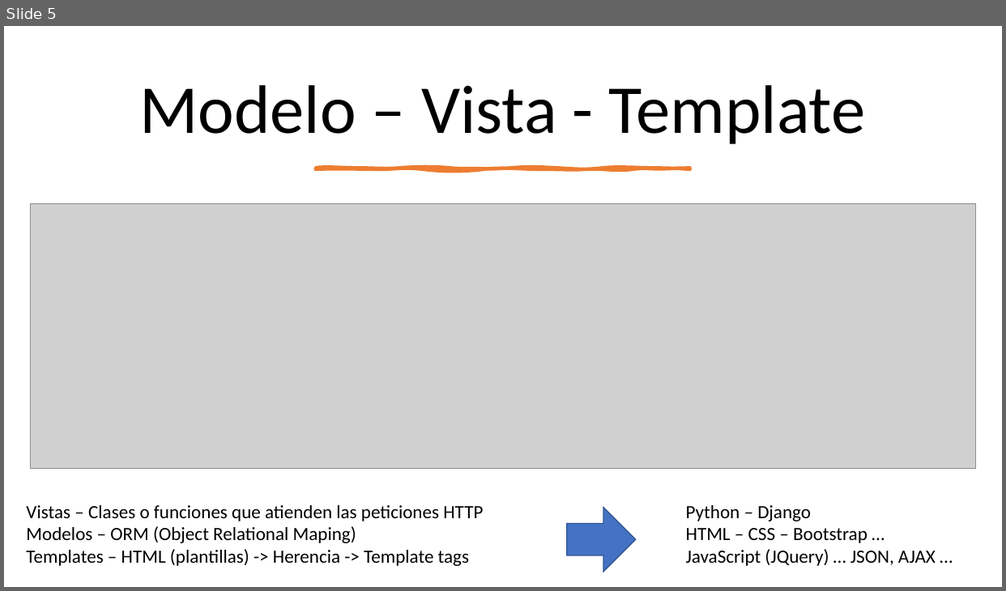
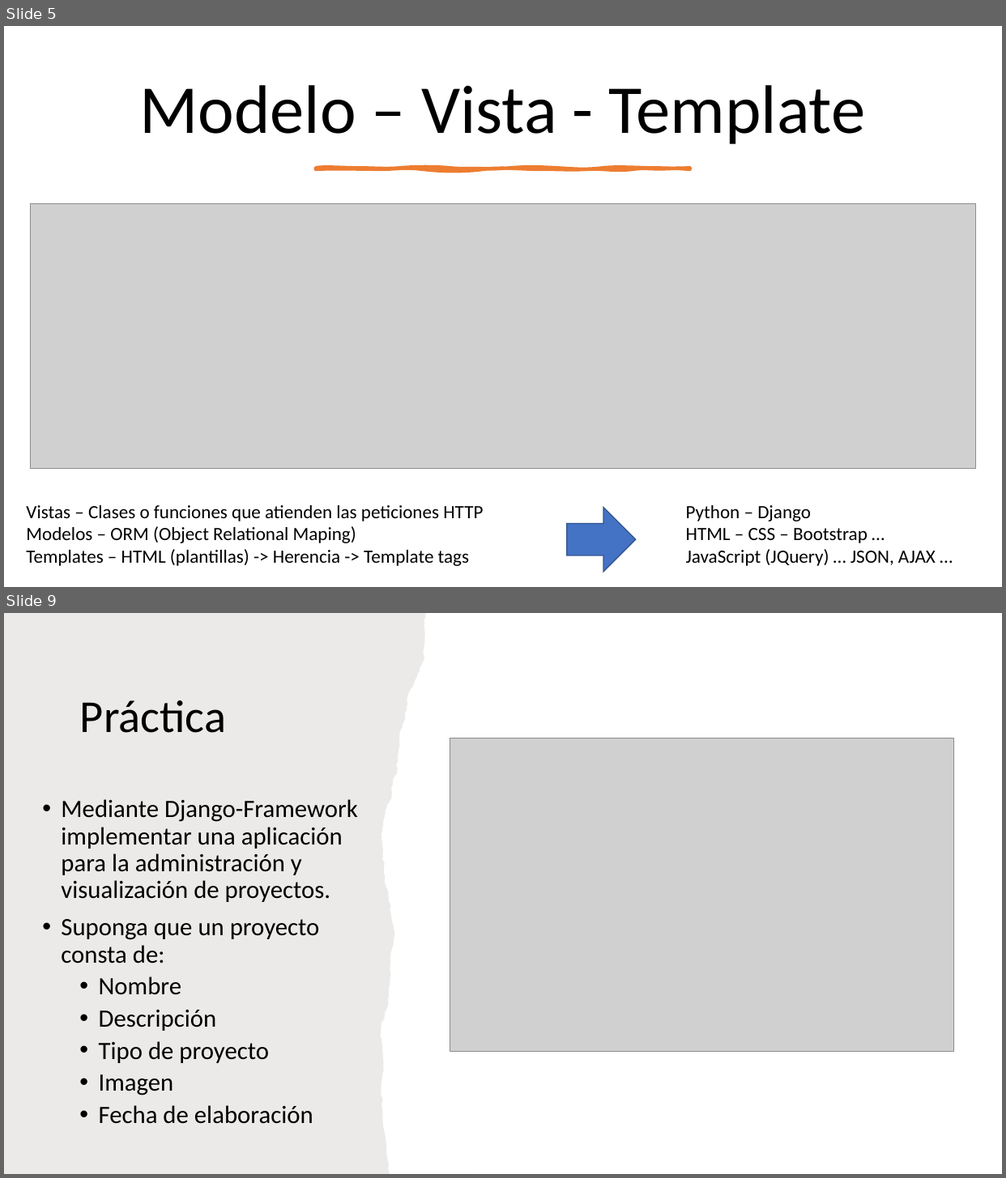
Before and after one commit to franvazgom/masterClassCBV, a slide deck: docs/MasterClass2023.pptx. Shown one above the other, each under a label of ours: slide 5 before the commit, slides 5 and 9 after it; the slides between them are not shown. The pictures are 1006x591 and 1006x1178 pixels, drawn with LibreOffice and Linux fonts; fonts in the diff are those of the drawing; grey boxes stand for pictures. Boxes give left, top, right and bottom in pixels: in the first picture for what was removed or moved away, otherwise in the second. Text is boxed around its words. In the diff, an @@ line names an element or a change of style, - is before the commit and + after.

Commit message:
Práctica completa

```diff
--- a/docs/MasterClass2023.pptx
+++ b/docs/MasterClass2023.pptx
@@ slide 9 added at (4,613,1002,1174), background #FFFFFF @@
@@ freeform shape added at (4,613,467,1174), fill #82766A at 15% opacity @@
@@ title added at (80,700,226,733), 44 pt, text #000000 @@
+Práctica
@@ picture added at (450,738,954,1052) @@
@@ text added at (61,799,358,1124), 24 pt, text #000000 @@
+• Mediante Django-Framework implementar una aplicación para la administración y visualización de proyectos.
+• Suponga que un proyecto consta de:
+  • Nombre
+  • Descripción
+  • Tipo de proyecto
+  • Imagen
+  • Fecha de elaboración
```
Also in this commit, not shown: 3 slides changed, 4 other slides added, 1 slide removed, 13 other files.
